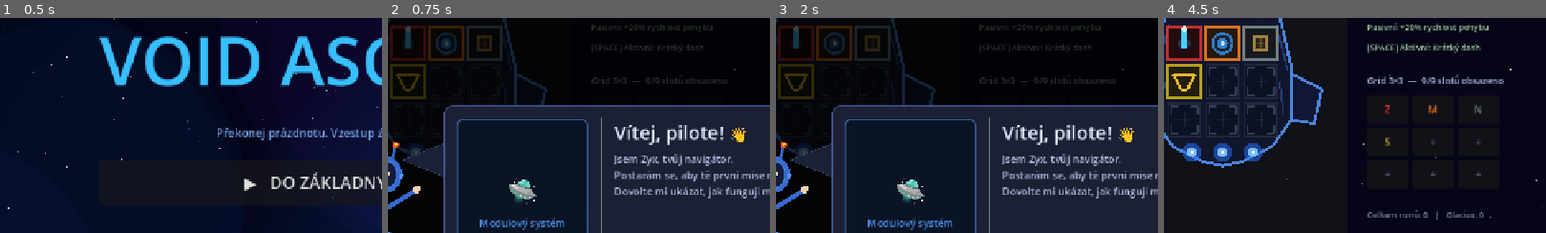
Above: before the commit, frames 1-4 (left to right).
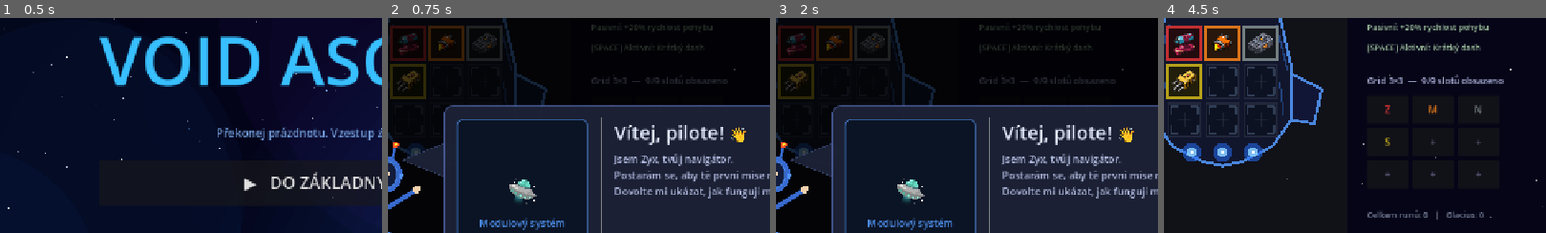
Above: after the commit, the same moments.

Repository: goldy714/Voidascend
Game: Godot game, scene res://scenes/main_menu.tscn
The game is run twice, just before and just after one commit, with the same random seed, the same clock (stepped at 60 frames per second) and the same inputs.
Inputs:
- Up to frame 1 (0.5 s): no input
- Up to frame 2 (0.75 s): click "▶ DO ZÁKLADNY" at 0.5 s
- Up to frame 3 (2 s): click "🔧 HANGÁR" at 1.25 s
- Up to frame 4 (4.5 s): click "🛒 OBCHOD" at 2 s; click "🚀 MISE" at 2.75 s; click "🧪 TESTER: VYP" at 3.5 s; click "Přeskočit" at 4.25 s
The pictures show only the part of the screen within x 9-59%, y 29-79%; the shares and areas given below are measured in that part.

Frame 1 is identical in both runs. In frame 2, 1.1% of the frame differs, in the area x 2-29%, y 3-35%; in frame 3, 1.1%; in frame 4, 1.7%.

Commit message:
Add PixelLab module icons

Diff:
--- a/scripts/ship_draw.gd
+++ b/scripts/ship_draw.gd
@@ -3,6 +3,10 @@
 # Cell size for module grid and origin offset
 const CELL: float    = 20.0
 const SLOT_HALF: float = 8.5
+const MODULE_ART_SIZE: float = 16.0
+const MODULE_ART_DIR: String = "res://assets/modules"
+
+static var _module_art_cache: Dictionary = {}
 
 # ── Public API ────────────────────────────────────────────────────────────────
 
@@ -207,10 +211,33 @@
 	canvas.draw_line(pos + Vector2(-3.5, 0.0), pos + Vector2(3.5, 0.0), dim, 0.8)
 	canvas.draw_line(pos + Vector2(0.0, -3.5), pos + Vector2(0.0, 3.5), dim, 0.8)
 
+# ── Module art textures ───────────────────────────────────────────────────────
+
+static func _get_module_art(module_id: String) -> Texture2D:
+	if _module_art_cache.has(module_id):
+		return _module_art_cache[module_id] as Texture2D
+
+	var path: String = "%s/%s.png" % [MODULE_ART_DIR, module_id]
+	var texture: Texture2D = null
+	if ResourceLoader.exists(path, "Texture2D"):
+		texture = load(path) as Texture2D
+	_module_art_cache[module_id] = texture
+	return texture
+
+static func _draw_module_art(canvas: CanvasItem, pos: Vector2, texture: Texture2D) -> void:
+	var half: float = MODULE_ART_SIZE * 0.5
+	var rect := Rect2(pos - Vector2(half, half), Vector2(MODULE_ART_SIZE, MODULE_ART_SIZE))
+	canvas.draw_texture_rect(texture, rect, false)
+
 # ── Module dispatcher ─────────────────────────────────────────────────────────
 
 static func _draw_module(canvas: CanvasItem, pos: Vector2,
 		module_id: String, aim: Vector2) -> void:
+	var texture: Texture2D = _get_module_art(module_id)
+	if texture != null:
+		_draw_module_art(canvas, pos, texture)
+		return
+
 	match module_id:
 		"basic_laser":      _wep_basic_laser(canvas, pos, aim)
 		"double_laser":     _wep_double_laser(canvas, pos, aim)
Binary file added: assets/modules/advanced_engine.png
Binary file added: assets/modules/basic_collector.png
Binary file added: assets/modules/basic_engine.png
Binary file added: assets/modules/basic_laser.png
Binary file added: assets/modules/double_laser.png
Binary file added: assets/modules/emp.png
Binary file added: assets/modules/energy_shield.png
Binary file added: assets/modules/fighter_drone.png
Binary file added: assets/modules/ion_cannon.png
Binary file added: assets/modules/ion_engine.png
Binary file added: assets/modules/large_cargo.png
Binary file added: assets/modules/magnet_collector.png
(and 11 more such lines)
